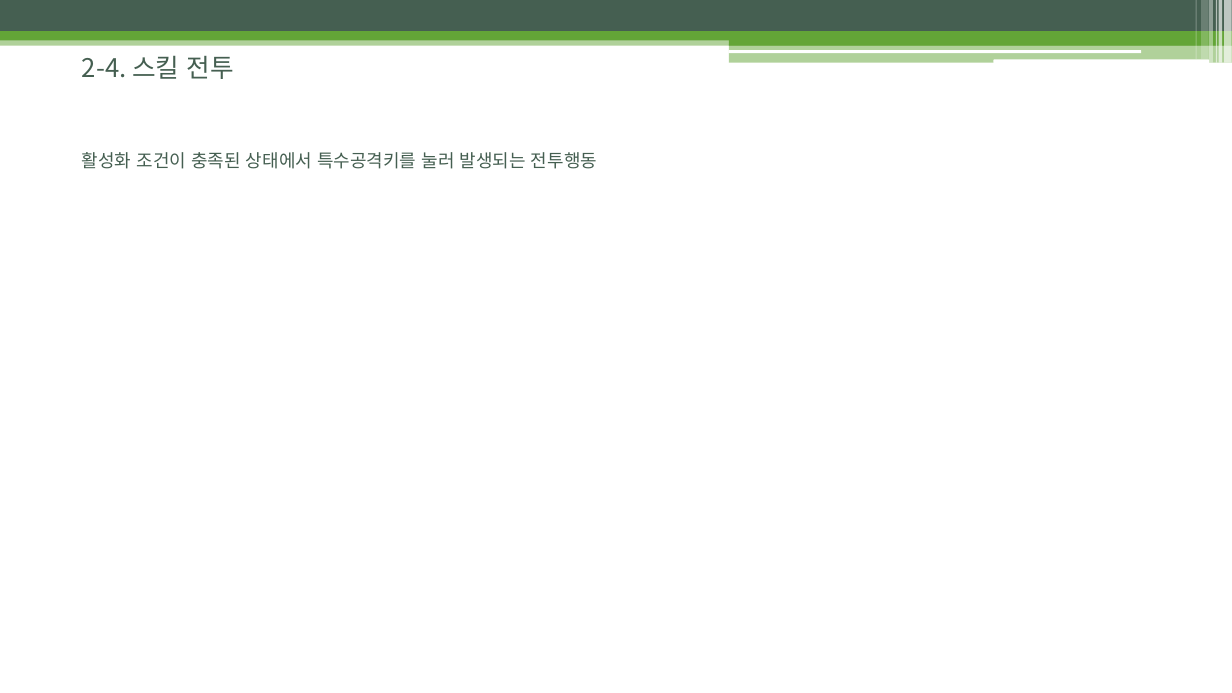
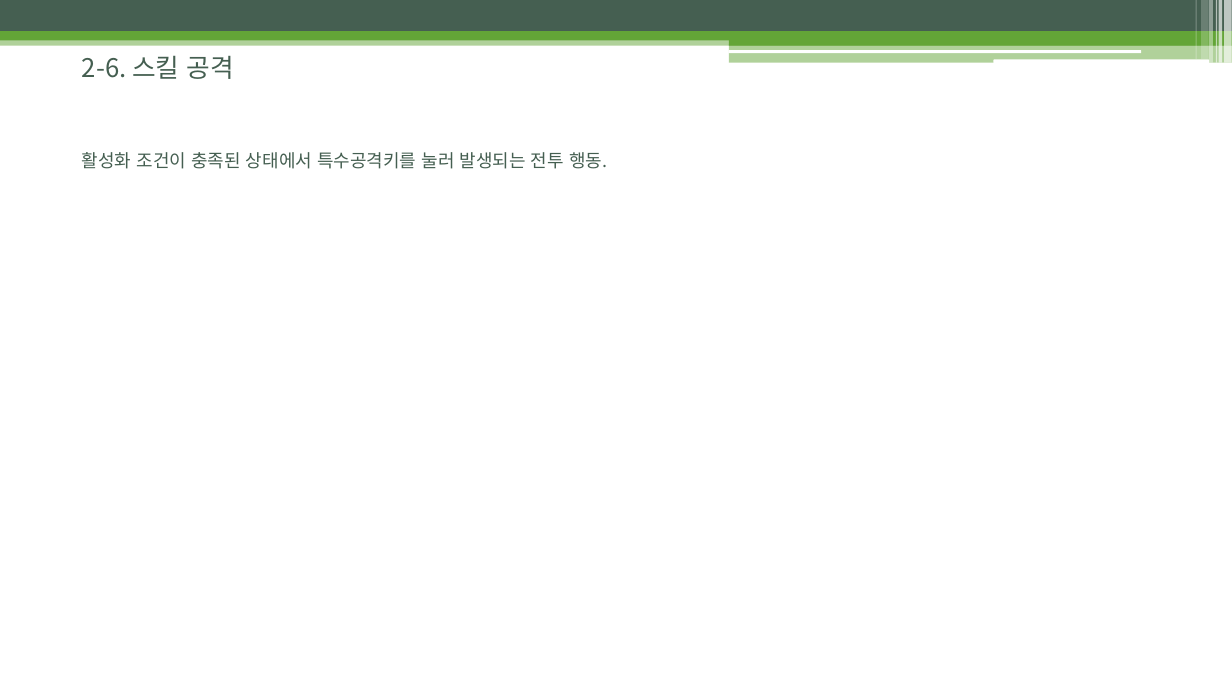
Before and after one commit to uknim2000/TIL, a slide deck: slide 13 of 003_게임기획서/노비의모험_전투시스템_김병훈_v001_200122.pptx (slide 11 before the commit). Drawn at 1232x693 pixels with LibreOffice and Linux fonts; fonts in the diff are those of the drawing. Boxes give left, top, right and bottom in pixels: in the first picture for what was removed or moved away, otherwise in the second. Text is boxed around its words. In the diff, an @@ line names an element or a change of style, - is before the commit and + after.

```diff
--- a/003_게임기획서/노비의모험_전투시스템_김병훈_v001_200122.pptx
+++ b/003_게임기획서/노비의모험_전투시스템_김병훈_v001_200122.pptx
@@ title at (82,55,234,79): text changed @@
-2-4. 스킬 전투
+2-6. 스킬 공격
@@ text at (82,152,608,169): text changed @@
-활성화 조건이 충족된 상태에서 특수공격키를 눌러 발생되는 전투행동
+활성화 조건이 충족된 상태에서 특수공격키를 눌러 발생되는 전투 행동.
```
Also in this commit, not shown: 9 other slides changed, 2 slides added, 1 slide removed.
